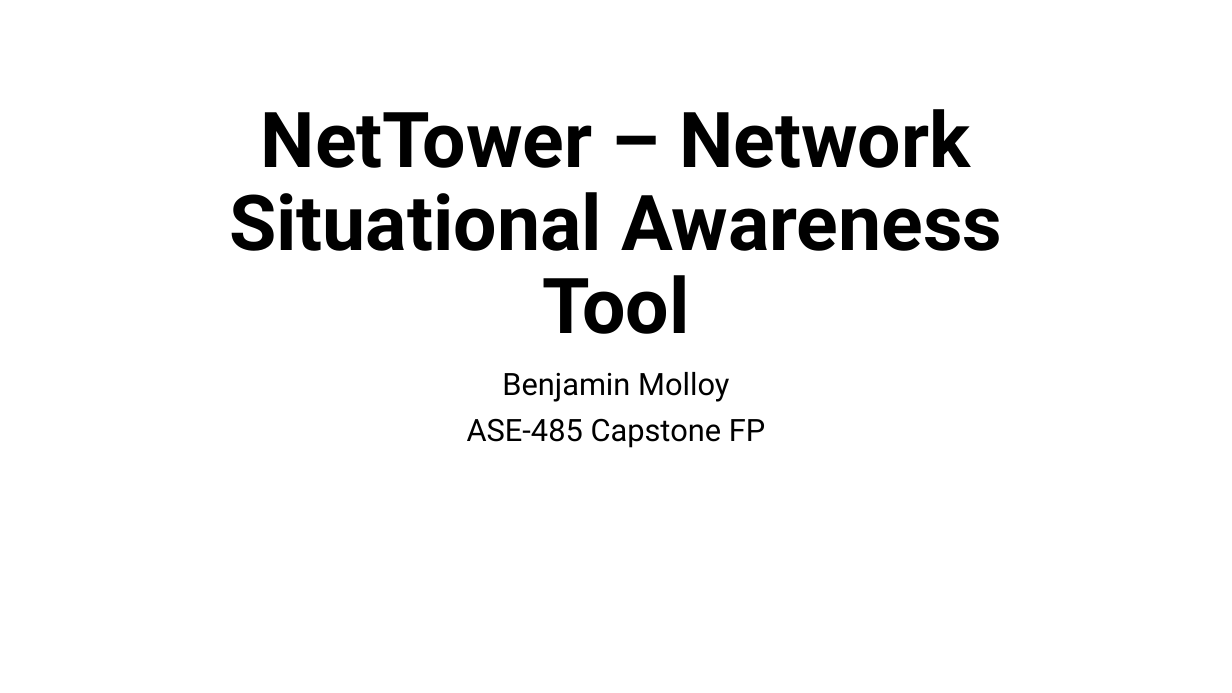
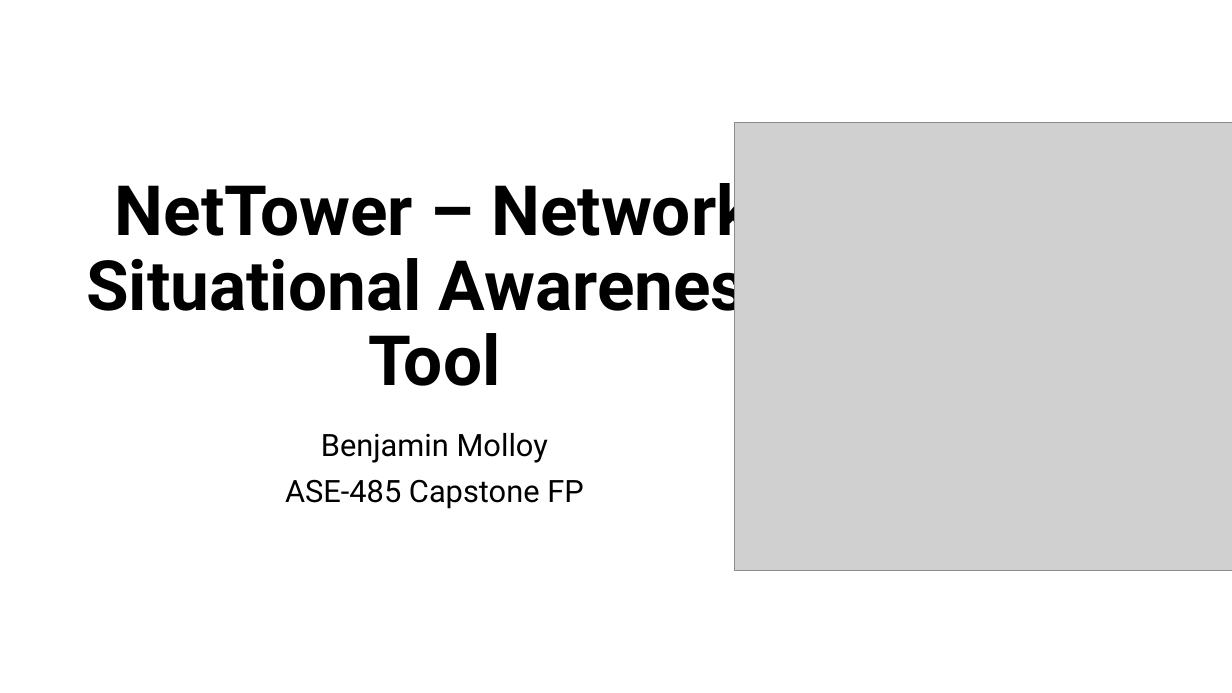
Before and after one commit to btmolloy/NetTower-Capstone-Project, a slide deck: slide 1 of docs/presentations/Final Presentation/Final Capstone Presentation.pptx. Drawn at 1232x693 pixels with LibreOffice and Linux fonts; fonts in the diff are those of the drawing; grey boxes stand for pictures. Boxes give left, top, right and bottom in pixels: in the first picture for what was removed or moved away, otherwise in the second. Text is boxed around its words. In the diff, an @@ line names an element or a change of style, - is before the commit and + after.

```diff
--- a/docs/presentations/Final Presentation/Final Capstone Presentation.pptx
+++ b/docs/presentations/Final Presentation/Final Capstone Presentation.pptx
@@ picture added at [735,122,1232,571] @@
@@ title "NetTower – Network Situational Awareness ...": place and size @@
-title "NetTower – Network Situational Awareness ..." at [229,109,1002,334]
+title "NetTower – Network Situational Awareness ..." at [86,172,782,386]
@@ title "NetTower – Network Situational Awareness ..." at [86,172,782,386]: size 60 to 54 pt @@
@@ subtitle "Benjamin Molloy": place and size @@
-subtitle "Benjamin Molloy" at [467,372,765,448]
+subtitle "Benjamin Molloy" at [285,433,583,509]
```
Also in this commit, not shown: 4 other slides changed, 5 slides added, 4 slides removed, 1 other file.
